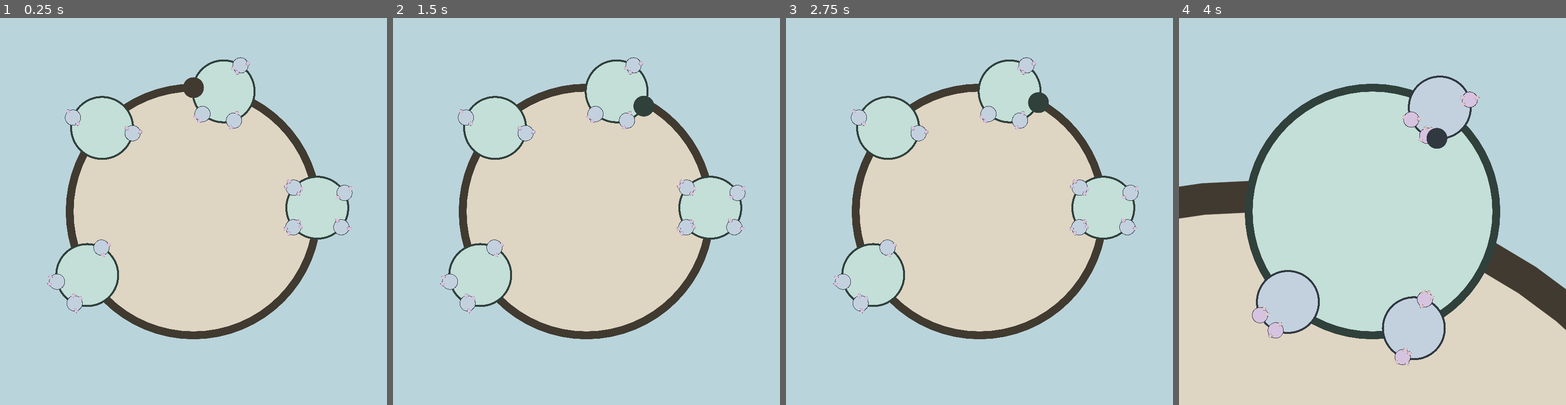
Above: before the commit, frames 1-4 (left to right).
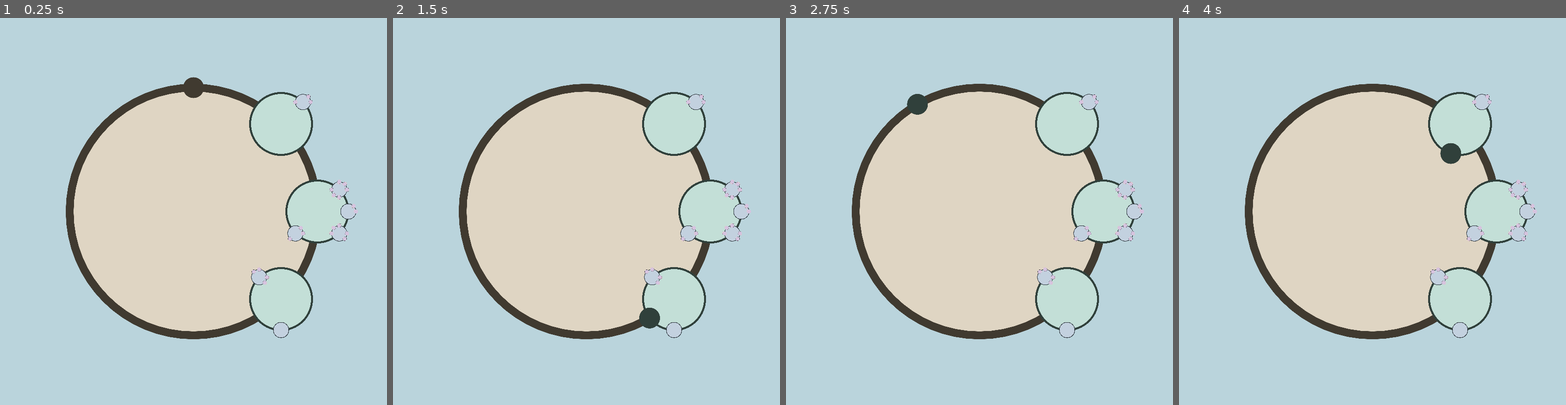
Above: after the commit, the same moments.

Repository: friedev/cycle-delver
Game: Godot game, scene res://src/main.tscn
Same seed, same stepped clock (60 frames per second), same inputs: the game is played once before the commit and once after it.
Inputs (mouse positions are in pixels of both pictures, inside the frame that each line leads up to):
- Up to frame 1 (0.25 s): no input
- Up to frame 2 (1.5 s): tap Enter at 0.5 s; move the mouse to (671, 192) at 0.52 s; tap A (move_ccw) at 0.6 s; click (671, 192) at 0.67 s; move the mouse to (509, 230) at 1.27 s; tap D (move_cw) at 1.35 s; click (509, 230) at 1.42 s
- Up to frame 3 (2.75 s): move the mouse to (1018, 126) at 2.02 s; hold W (move_out) from 2.03 s (still down); click (1018, 126) at 2.17 s
- Up to frame 4 (4 s): move the mouse to (1353, 288) at 2.77 s; release W (move_out) at 2.78 s; tap A (move_ccw) at 2.85 s; click (1353, 288) at 2.92 s; move the mouse to (1488, 269) at 3.52 s; tap D (move_cw) at 3.6 s; click (1488, 269) at 3.67 s

The runs differ from the first frame. In frame 1, 7.4% of the frame differs, in the area x 12-93%, y 10-83%; in frame 2, 7.5%; in frame 3, 7.6%; in frame 4, 60%, in the area x 0-100%, y 14-100%.

Commit message:
Generate loops in slots on CW/CCW sides

Diff:
--- a/src/loop.gd
+++ b/src/loop.gd
@@ -41,10 +41,9 @@
 var radius := DRAW_RADIUS
 ## The position of the loop represented as the angle from the center of its
 ## parent loop. Undefined for the root loop.
-@export_range(-180.0, 180.0, 0.001, "radians_as_degrees") var angle: float:
-	set(value):
-		angle = value
-		update_position.call_deferred()
+var angle: float
+## Which side of the parent this loop is on.
+var parent_direction: float
 
 var depth: int
 
@@ -76,6 +75,8 @@
 			intersection_angle = acos(pow(radius, 2.0) / (2.0 * radius * get_parent_loop().radius))
 		return intersection_angle
 
+var vertices_ccw: Array[Loop]
+var vertices_cw: Array[Loop]
 
 func _ready() -> void:
 	if has_parent_loop():
@@ -112,7 +113,7 @@
 			hue = randf()
 			hue_different = true
 			for other_hue in hues_by_depth:
-				if absf(hue - other_hue) < 0.125:
+				if absf(hue - other_hue) < 0.1:
 					hue_different = false
 					break
 		hues_by_depth.append(hue)
@@ -125,6 +126,10 @@
 
 func get_border_color() -> Color:
 	return Color.from_hsv(get_hue(), 0.25, 0.25)
+
+
+func get_direction_vertices(direction: float) -> Array[Loop]:
+	return vertices_ccw if direction <= 0.0 else vertices_cw
 
 
 ## Get the angle from the center of the PARENT to the point at which this loop
@@ -194,28 +199,32 @@
 	return NAN
 
 
+func generate_direction_children(direction: float, max_depth: int) -> void:
+	var start_angle := (
+		angle - signf(parent_direction) * PI * 0.5
+		if has_parent_loop()
+		else -PI * 0.5
+	)
+	var vertex_count := randi_range(0, 3)
+	var direction_vertices := get_direction_vertices(direction)
+	for i in range(3):
+		if len(direction_vertices) == vertex_count:
+			break
+		var spare_slots := 3 - vertex_count - i
+		if randi() % 3 < spare_slots:
+			continue
+		var child := Loop.new()
+		direction_vertices.append(child)
+		child.radius = radius * CHILD_RADIUS
+		child.angle = start_angle + signf(direction) * (i + 1) * PI / 4.0
+		child.parent_direction = direction
+		child.depth = depth + 1
+		add_child(child)
+		child.generate_children(max_depth)
+
+
 func generate_children(max_depth: int) -> void:
 	if depth > max_depth:
 		return
-	var child_count := randi_range(2, 4)
-	var bound := DESCENDANT_RADIUS_BOUND * 2.0
-	for i in range(child_count):
-		var child := Loop.new()
-		child.radius = radius * CHILD_RADIUS
-		var valid_angle := false
-		# TODO give up after a certain number of tries
-		while not valid_angle:
-			valid_angle = true
-			child.angle = randf() * TAU
-			for other_child: Loop in self.get_children():
-				if Vector2.RIGHT.rotated(child.angle).distance_to(Vector2.RIGHT.rotated(other_child.angle)) < bound:
-					valid_angle = false
-					break
-			if has_parent_loop():
-				for direction in DIRECTIONS:
-					if Vector2.RIGHT.rotated(child.angle).distance_to(Vector2.RIGHT.rotated(get_intersection_angle(direction))) < bound:
-						valid_angle = false
-						break
-		child.depth = depth + 1
-		add_child(child)
-		child.generate_children(max_depth)
+	for direction in DIRECTIONS:
+		generate_direction_children(direction, max_depth)
